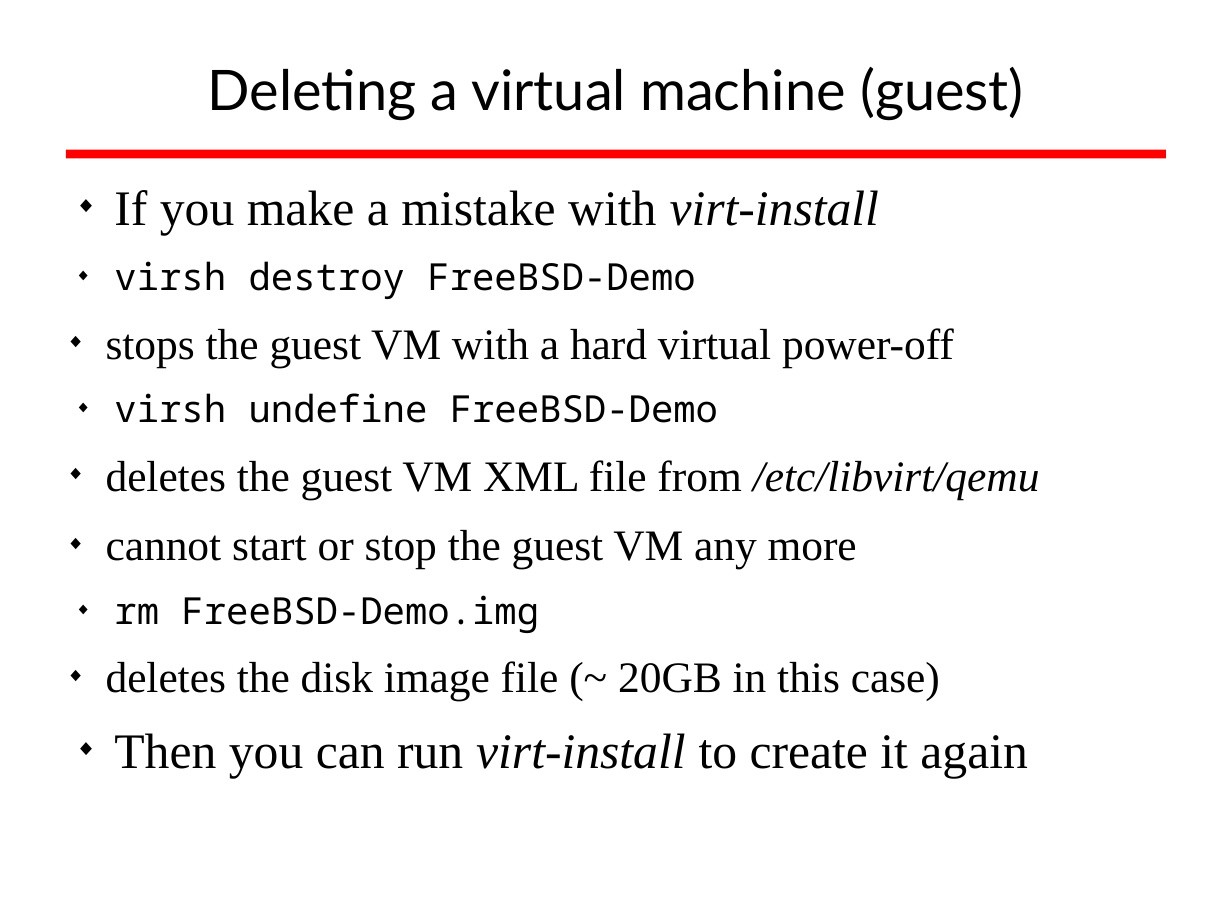
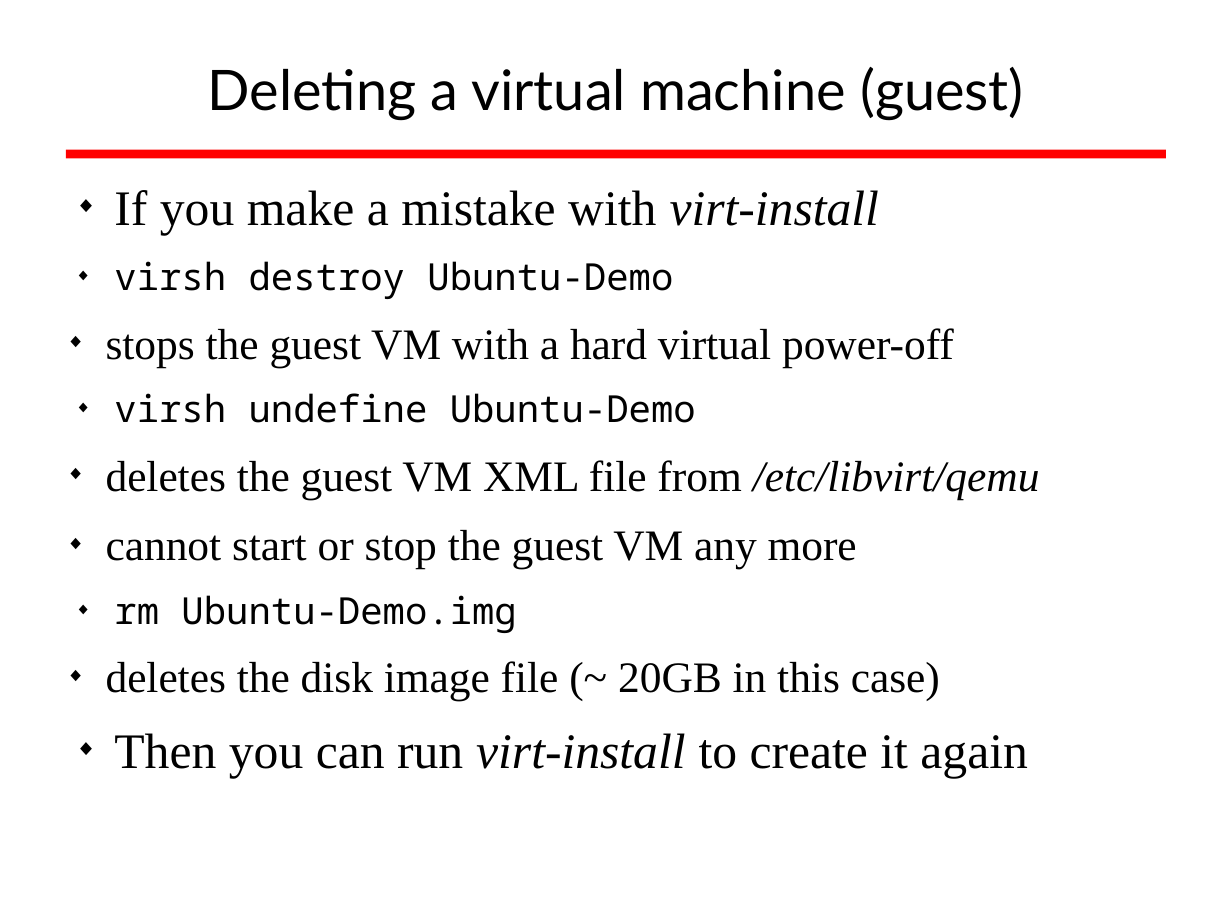
Before and after one commit to afnog/afnog.github.io, a slide deck: slide 8 of sse/virtualization/afnog_2015_virtualization_kvm_cw.odp. Drawn at 1232x924 pixels with LibreOffice and Linux fonts; fonts in the diff are those of the drawing; background and template pictures are left out. Boxes give left, top, right and bottom in pixels: in the first picture for what was removed or moved away, otherwise in the second. Text is boxed around its words. In the diff, an @@ line names an element or a change of style, - is before the commit and + after.

```diff
--- a/sse/virtualization/afnog_2015_virtualization_kvm_cw.odp
+++ b/sse/virtualization/afnog_2015_virtualization_kvm_cw.odp
@@ text at (114,261,673,299): text changed @@
-◆ virsh destroy FreeBSD-Demo
+◆ virsh destroy Ubuntu-Demo
@@ text at (114,393,696,423): text changed @@
-◆ virsh undefine FreeBSD-Demo
+◆ virsh undefine Ubuntu-Demo
@@ text at (114,595,516,633): text changed @@
-◆ rm FreeBSD-Demo.img
+◆ rm Ubuntu-Demo.img
```
Also in this commit, not shown: 4 other slides changed.
